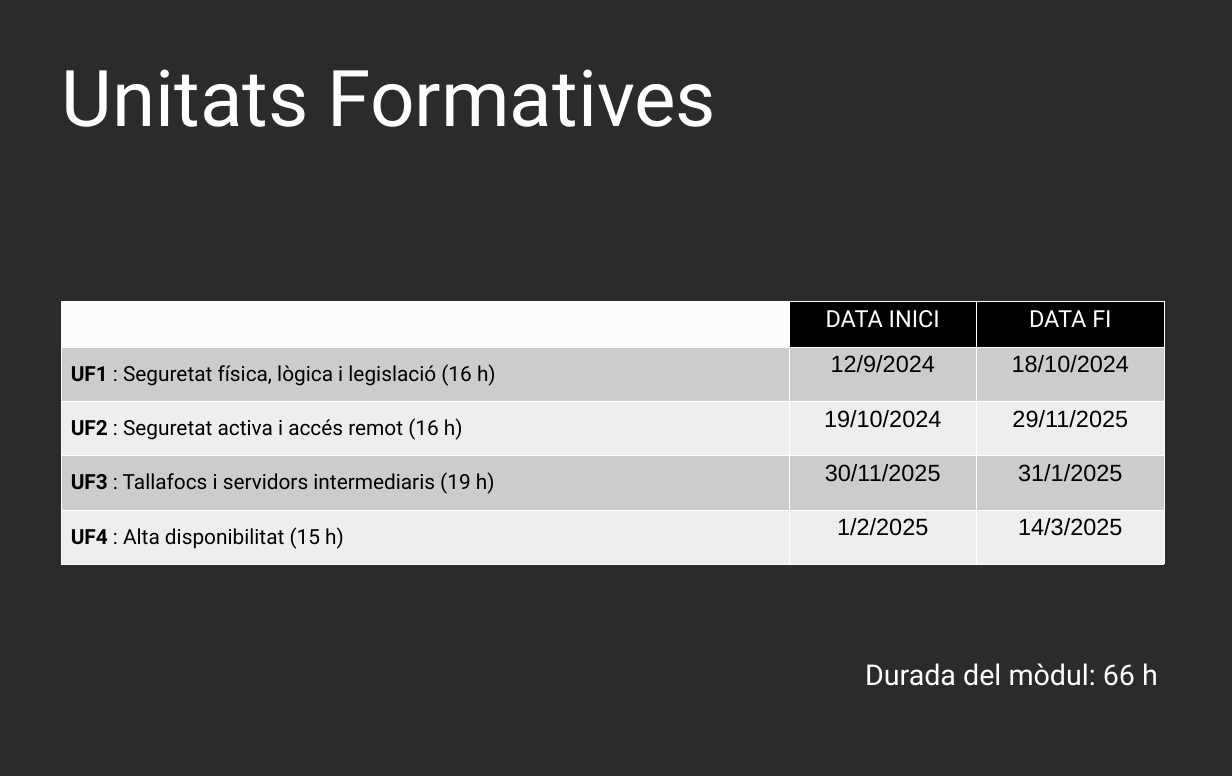
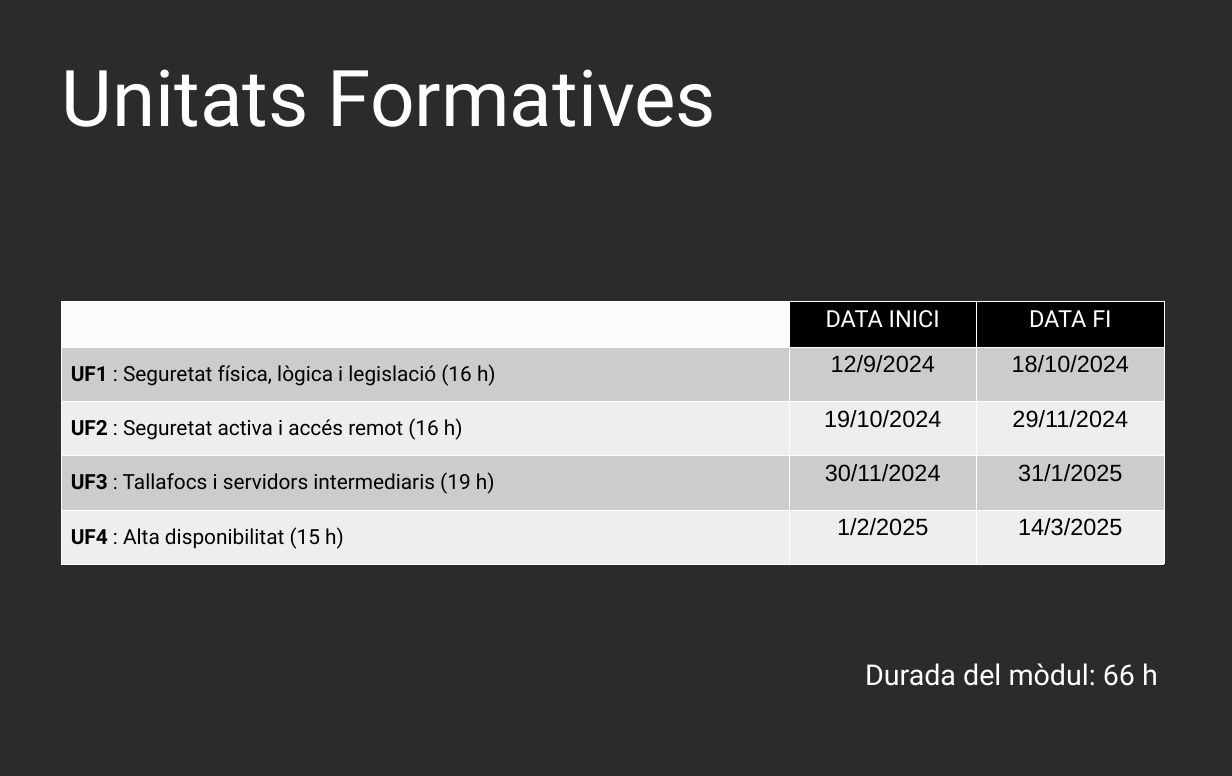
Before and after one commit to xbaubes/xbaubes, a slide deck: slide 4 of Presentacions/[ASIX-MP11] Seguretat i alta disponibilitat.odp. Drawn at 1232x776 pixels with LibreOffice and Linux fonts; fonts in the diff are those of the drawing; background and template pictures are left out; a plain dark background stands for a picture behind light text. Boxes give left, top, right and bottom in pixels: in the first picture for what was removed or moved away, otherwise in the second. Text is boxed around its words. In the diff, an @@ line names an element or a change of style, - is before the commit and + after.

```diff
--- a/Presentacions/[ASIX-MP11] Seguretat i alta disponibilitat.odp
+++ b/Presentacions/[ASIX-MP11] Seguretat i alta disponibilitat.odp
@@ table at bbox=[62, 300, 1165, 564] @@
-row 3, column 3: 29/11/2025
+row 3, column 3: 29/11/2024
-row 4, column 2: 30/11/2025
+row 4, column 2: 30/11/2024
```
Also in this commit, not shown: 1 other file.
